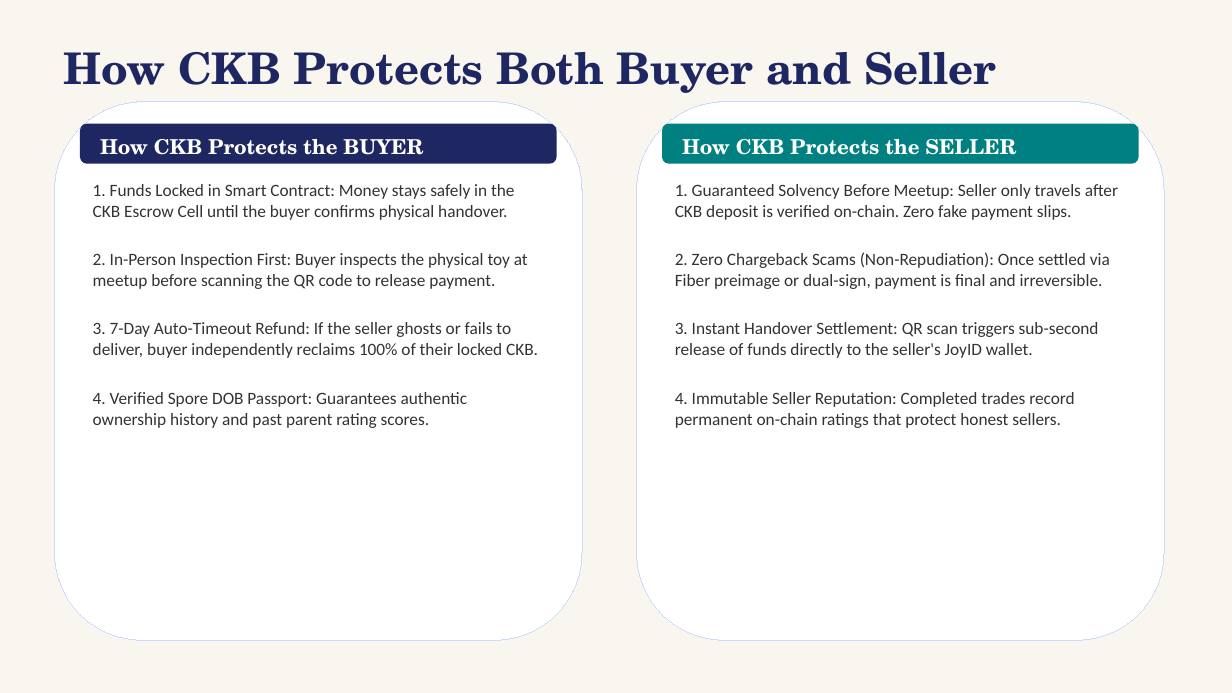
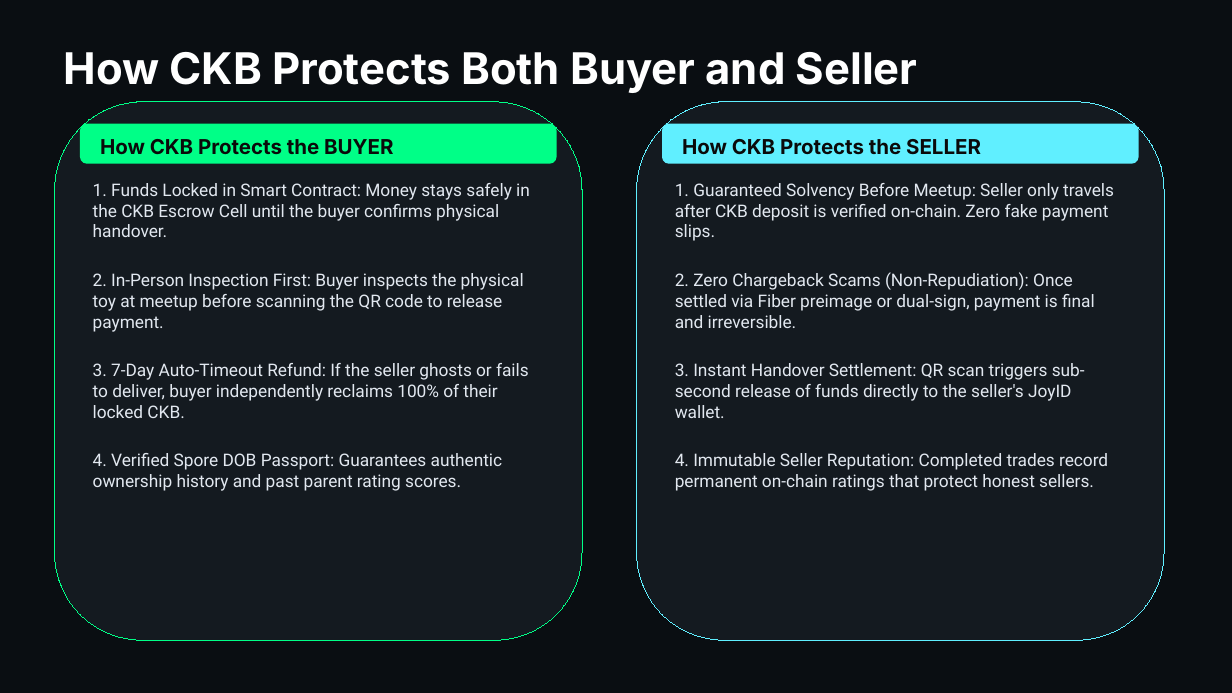
Before and after one commit to nghiadang391/Toy_trading_platform, a slide deck: slide 3 of toytrade_pitch.pptx. Drawn at 1232x693 pixels with LibreOffice and Linux fonts; fonts in the diff are those of the drawing. Boxes give left, top, right and bottom in pixels: in the first picture for what was removed or moved away, otherwise in the second. Text is boxed around its words. In the diff, an @@ line names an element or a change of style, - is before the commit and + after.

Commit message:
style: align pitch deck with signature ToyTrade dark and neon mint green palette

```diff
--- a/toytrade_pitch.pptx
+++ b/toytrade_pitch.pptx
@@ background #F9F6F0 to #0A0E12 @@
@@ text "How CKB Protects Both Buyer ..." at (x1=64, y1=52, x2=918, y2=93): font TeX Gyre Schola to Inter, text colour #1E2761 to #FFFFFF @@
@@ rounded rectangle at (x1=55, y1=102, x2=582, y2=640): fill #FFFFFF to #141A20; outline #CADCFC 0.75 pt to #00FF87 0.75 pt @@
@@ rounded rectangle at (x1=637, y1=102, x2=1165, y2=640): fill #FFFFFF to #141A20; outline #CADCFC 0.75 pt to #60EFFF 0.75 pt @@
@@ rounded rectangle at (x1=80, y1=124, x2=557, y2=164): fill #1E2761 to #00FF87 @@
@@ text "How CKB Protects the BUYER" at (x1=100, y1=139, x2=393, y2=155): font TeX Gyre Schola to Inter, text colour #FFFFFF to #0A0A0A @@
@@ rounded rectangle at (x1=663, y1=124, x2=1140, y2=164): fill #008080 to #60EFFF @@
@@ text "How CKB Protects the SELLER" at (x1=682, y1=139, x2=981, y2=155): font TeX Gyre Schola to Inter, text colour #FFFFFF to #0A0A0A @@
@@ text "1. Funds Locked in Smart ..." at (x1=93, y1=183, x2=530, y2=491): font Calibri to Roboto, text colour #333333 to #E2E8F0 @@
@@ text "1. Guaranteed Solvency Before Meetup: ..." at (x1=675, y1=183, x2=1114, y2=491): font Calibri to Roboto, text colour #333333 to #E2E8F0 @@
```
Also in this commit, not shown: 6 other slides changed, 1 other file.
